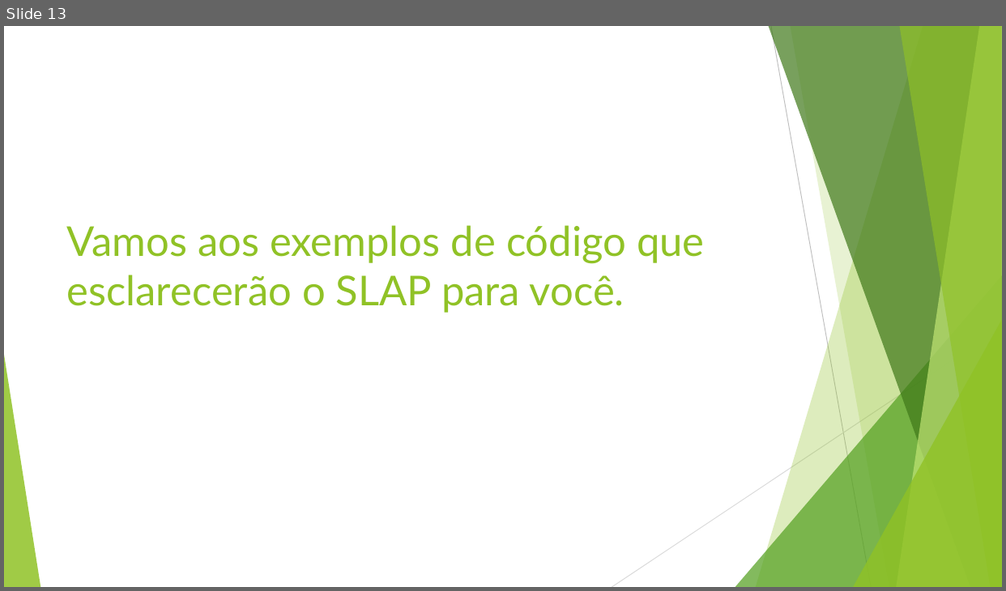
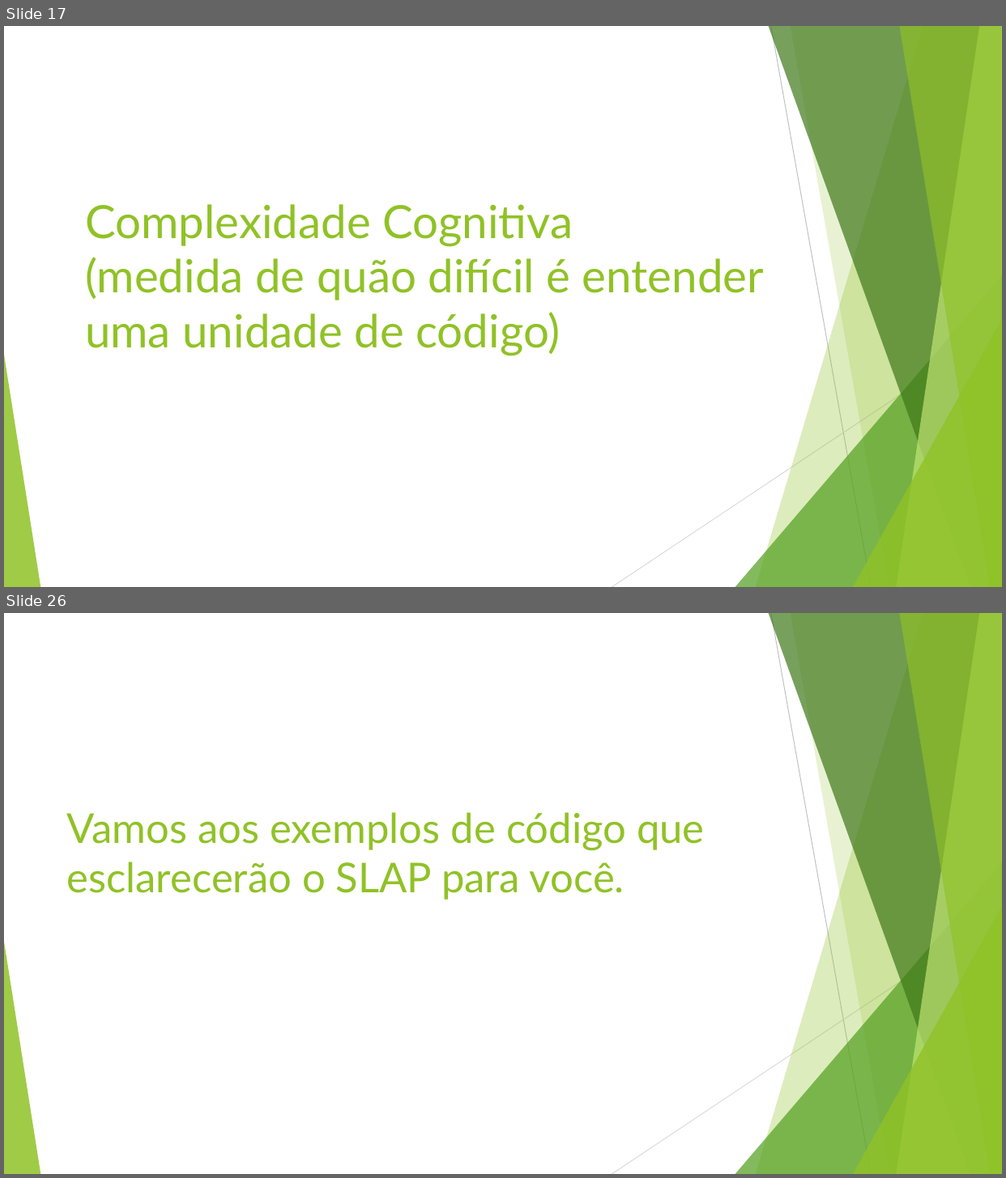
Before and after one commit to TeteStorm/SLAPExample, a slide deck: Single Level of Abstraction (SLAB).pptx. Shown one above the other, each under a label of ours: slide 13 before the commit, slides 17 and 26 after it; the slides between them are not shown. The pictures are 1006x591 and 1006x1178 pixels, drawn with LibreOffice and Linux fonts; fonts in the diff are those of the drawing. Boxes give left, top, right and bottom in pixels: in the first picture for what was removed or moved away, otherwise in the second. Text is boxed around its words. In the diff, an @@ line names an element or a change of style, - is before the commit and + after.

```diff
--- a/Single Level of Abstraction (SLAB).pptx
+++ b/Single Level of Abstraction (SLAB).pptx
@@ slide 17 added at box(4, 26, 1002, 587), background #FFFFFF; not listed: 10 template elements that a slide beside it also shows @@
@@ title added at box(85, 204, 764, 356), 44 pt, text #90C226 @@
+Complexidade Cognitiva
+(medida de quão difícil é entender uma unidade de código)
@@ what was slide 13 is now slide 26 @@
```
Also in this commit, not shown: 13 slides changed, 13 other slides added, 3 other files.
